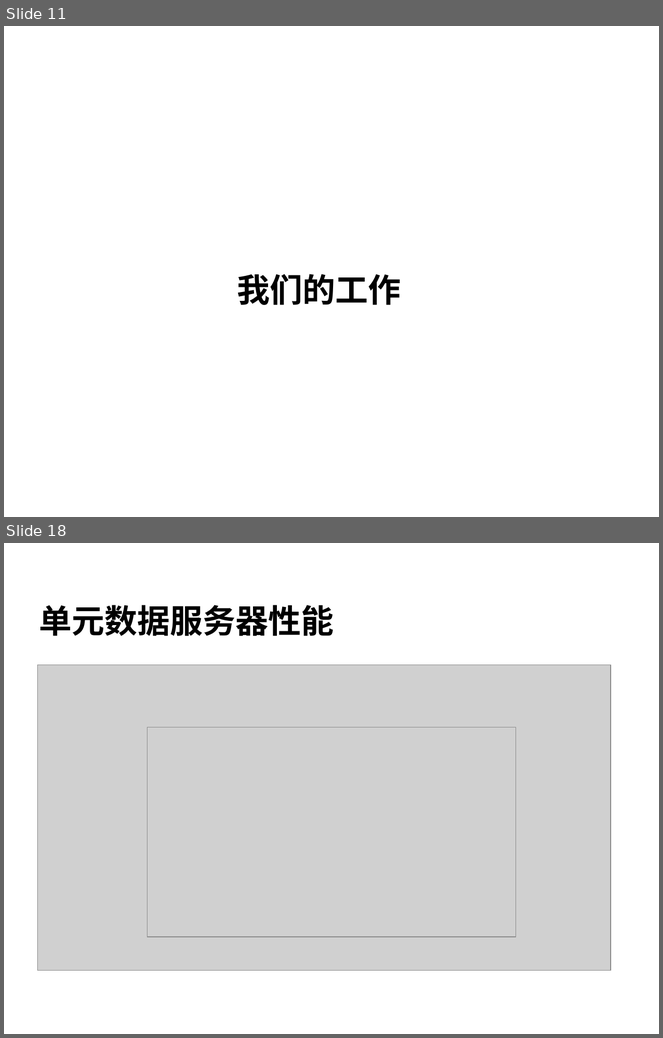
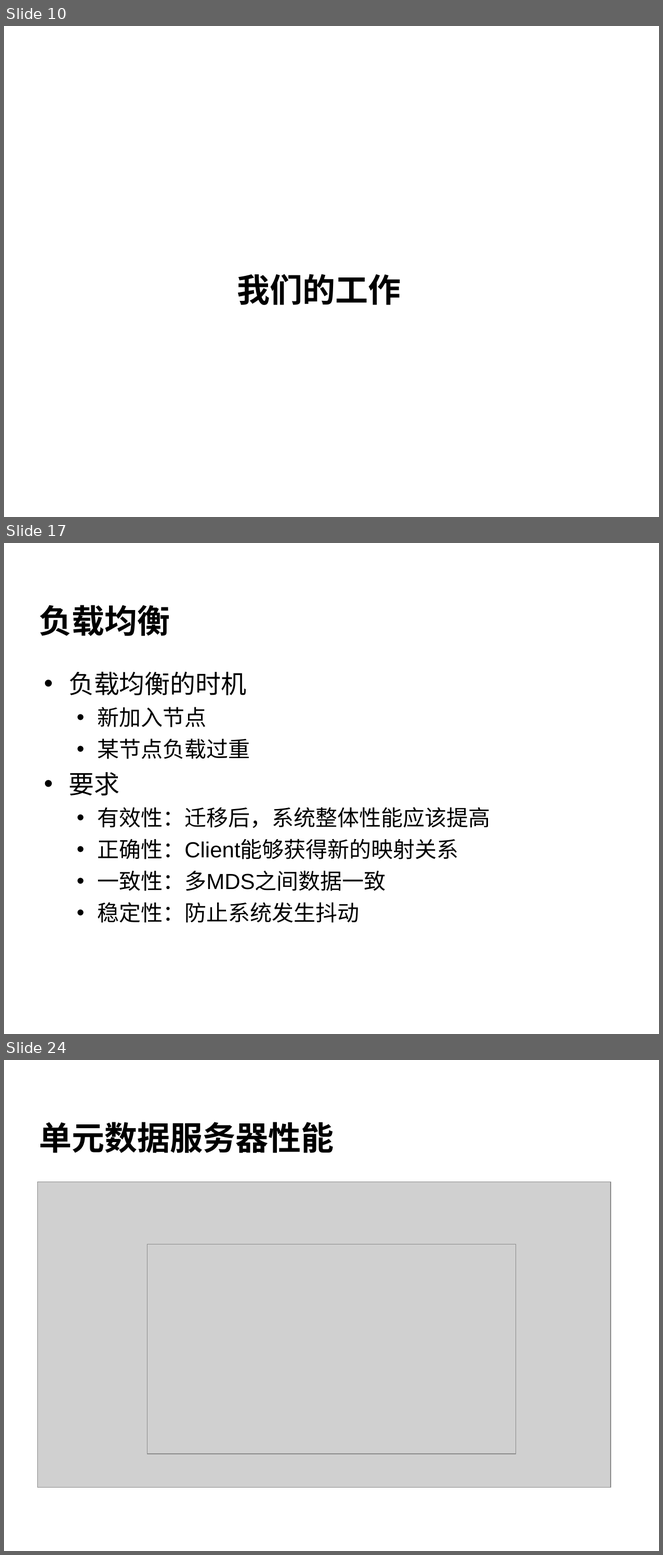
Before and after one commit to cheliequan/idning-paper, a slide deck: draft/答辩.ppt. Shown one above the other, each under a label of ours: slides 11 and 18 before the commit, slides 10, 17 and 24 after it; the slides between them are not shown. The pictures are 663x1038 and 663x1555 pixels, drawn with LibreOffice and Linux fonts; fonts in the diff are those of the drawing; grey boxes stand for pictures; background and template pictures are left out. Boxes give left, top, right and bottom in pixels: in the first picture for what was removed or moved away, otherwise in the second. Text is boxed around its words. In the diff, an @@ line names an element or a change of style, - is before the commit and + after.

```diff
--- a/draft/答辩.ppt
+++ b/draft/答辩.ppt
@@ slide 17 added at bbox=[4, 543, 659, 1034], background picture (left out) @@
@@ title added at bbox=[39, 605, 170, 636], 36 pt, text #000000, bold @@
+负载均衡
@@ text added at bbox=[68, 671, 490, 923], 24 pt, text #000000 @@
+• 负载均衡的时机
+  • 新加入节点
+  • 某节点负载过重
+• 要求
+  • 有效性：迁移后，系统整体性能应该提高
+  • 正确性：Client能够获得新的映射关系
+  • 一致性：多MDS之间数据一致
+  • 稳定性：防止系统发生抖动
@@ what was slide 11 is now slide 10 @@
@@ what was slide 18 is now slide 24 @@
```
Also in this commit, not shown: 6 slides changed, 9 other slides added, 4 slides removed, 1 other file.
